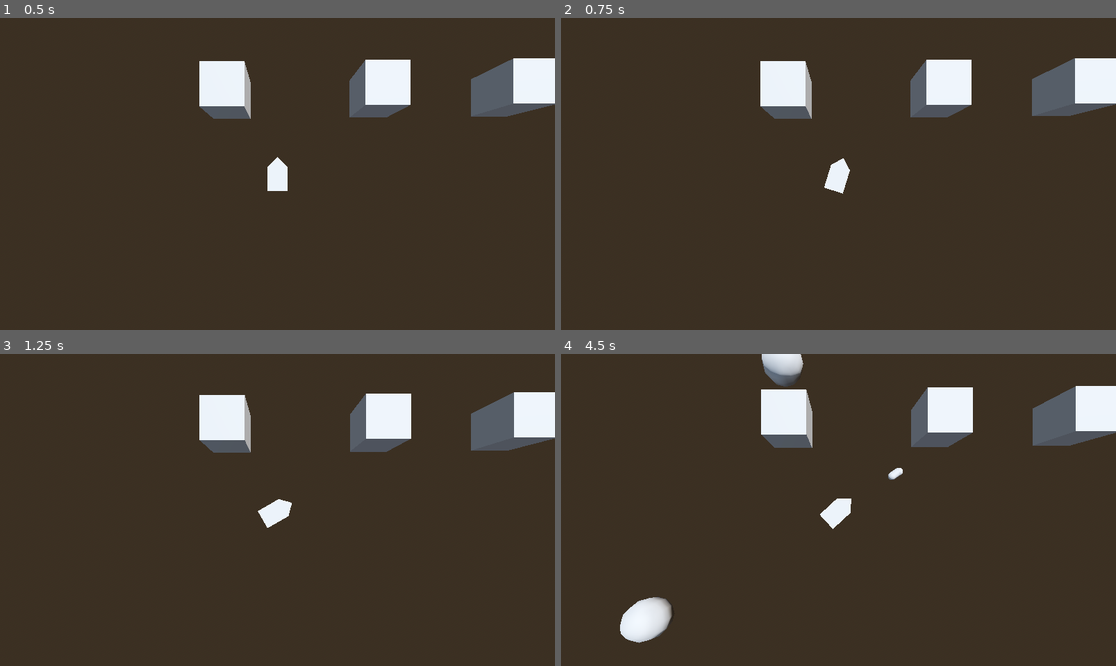
Above: before the commit, frames 1-4 (two rows, left to right).
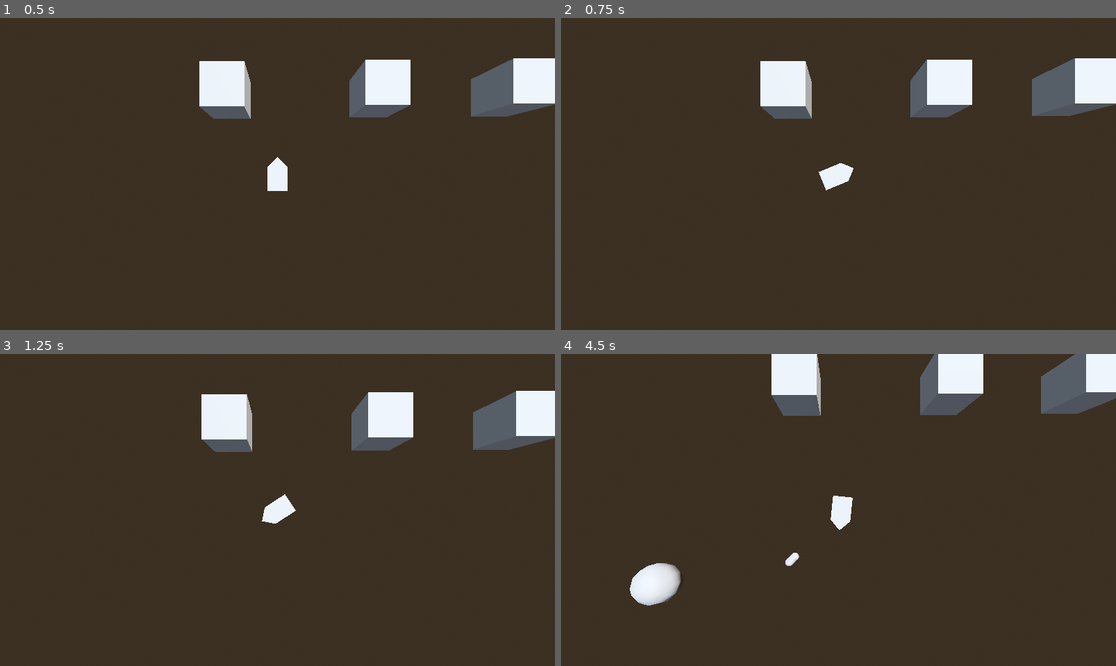
Above: after the commit, the same moments.

Repository: TheiaB/propaganda-asteroids
Game: Godot game, scene res://scenes/game.tscn
Same seed, same stepped clock (60 frames per second), same inputs: the game is played once before the commit and once after it.
Inputs:
- Up to frame 1 (0.5 s): no input
- Up to frame 2 (0.75 s): tap Enter at 0.5 s; hold D (right) from 0.53 s (still down); tap S (break) at 0.6 s
- Up to frame 3 (1.25 s): keep holding D (right)
- Up to frame 4 (4.5 s): release D (right) at 1.28 s; hold A (left) 1.28-2.03 s; tap one key every 0.75 s from 1.35 s: W (gas) J (shoot) S (break) W (gas) J (shoot); hold D (right) 2.03-3.53 s; hold A (left) from 3.53 s (still down)

Frame 1 is identical in both runs. In frame 2, 0.2% of the frame differs, in the area x 35-88%, y 13-57%; in frame 3, 0.8%; in frame 4, 11%, in the area x 10-100%, y 0-93%.

Commit message:
fix item stat management

Diff:
--- a/scenes/game.tscn
+++ b/scenes/game.tscn
@@ -9,6 +9,7 @@
 [ext_resource type="PackedScene" uid="uid://dfri2flh1jp1g" path="res://scenes/basic_shield.tscn" id="7_u5sy4"]
 [ext_resource type="PackedScene" uid="uid://b3gptuxi7o4ay" path="res://scenes/passive_speed_boost.tscn" id="8_gee14"]
 [ext_resource type="Script" uid="uid://cioq7tti47u63" path="res://scripts/character_stat_controller.gd" id="9_0tnpc"]
+[ext_resource type="Script" uid="uid://xdix5r7xku7d" path="res://scripts/basic_start_stats.gd" id="10_vtaks"]
 
 [sub_resource type="ProceduralSkyMaterial" id="ProceduralSkyMaterial_80nbo"]
 sky_horizon_color = Color(0.662243, 0.671743, 0.686743, 1)
@@ -133,6 +134,7 @@
 [node name="passive_speed_boost" parent="Items/Generic_Items" instance=ExtResource("8_gee14")]
 
 [node name="CharacterStats" type="Node" parent="."]
+script = ExtResource("9_0tnpc")
 
 [node name="BasicStartStats" type="Node" parent="CharacterStats"]
-script = ExtResource("9_0tnpc")
+script = ExtResource("10_vtaks")
--- /dev/null
+++ b/scripts/basic_start_stats.gd
@@ -0,0 +1,16 @@
+extends CharacterStats
+
+@export var acc := 4.0
+@export var decc := 0.3
+@export var max_speed := 13.0
+@export var rotation_speed := 5.9
+@export var min_speed_threshold := 5.0
+@export var decc_after_threshold := 0.1
+
+func load_attributes(ship: Ship):
+	ACCELERATION = acc
+	DECELERATION = decc
+	MAX_SPEED = max_speed
+	ROTATION_SPEED = rotation_speed
+	MIN_SPEED_THRESHOLD = min_speed_threshold
+	DECELERATION_AFTER_THRESHOLD = decc_after_threshold
--- a/scripts/character_stat_controller.gd
+++ b/scripts/character_stat_controller.gd
@@ -2,9 +2,12 @@
 
 class_name CharacterStats
 
-@export var ACCELERATION := 2.0
-@export var DECELERATION := 0.0
-@export var MAX_SPEED := 5.0
-@export var ROTATION_SPEED := 1.5
-@export var MIN_SPEED_THRESHOLD := 0.1
-@export var DECELERATION_AFTER_THRESHOLD := 0.1
+var ACCELERATION := 2.0
+var DECELERATION := 0.0
+var MAX_SPEED := 5.0
+var ROTATION_SPEED := 1.5
+var MIN_SPEED_THRESHOLD := 0.1
+var DECELERATION_AFTER_THRESHOLD := 0.1
+
+func load_attributes(ship: Ship):
+	pass
--- a/scripts/passive_speed_boost.gd
+++ b/scripts/passive_speed_boost.gd
@@ -1,7 +1,6 @@
 extends Generic_Item
 
-func _ready() -> void:
-	pass # Replace with function body.
+@export var MAX_SPEED := 100
 
 func load_attributes(ship: Ship):
-	pass
+	ship.stats.MAX_SPEED = MAX_SPEED
--- a/scripts/ship.gd
+++ b/scripts/ship.gd
@@ -16,6 +16,8 @@
 var laser_scene = preload("res://scenes/laser.tscn")
 
 func load_item_attributes():
+	stats.load_attributes(self)
+
 	for item in items:
 		item.load_attributes(self)
 
Not shown: 1 places in scenes/game.tscn that only renumber resources
Not shown, added: scripts/basic_start_stats.gd.uid
